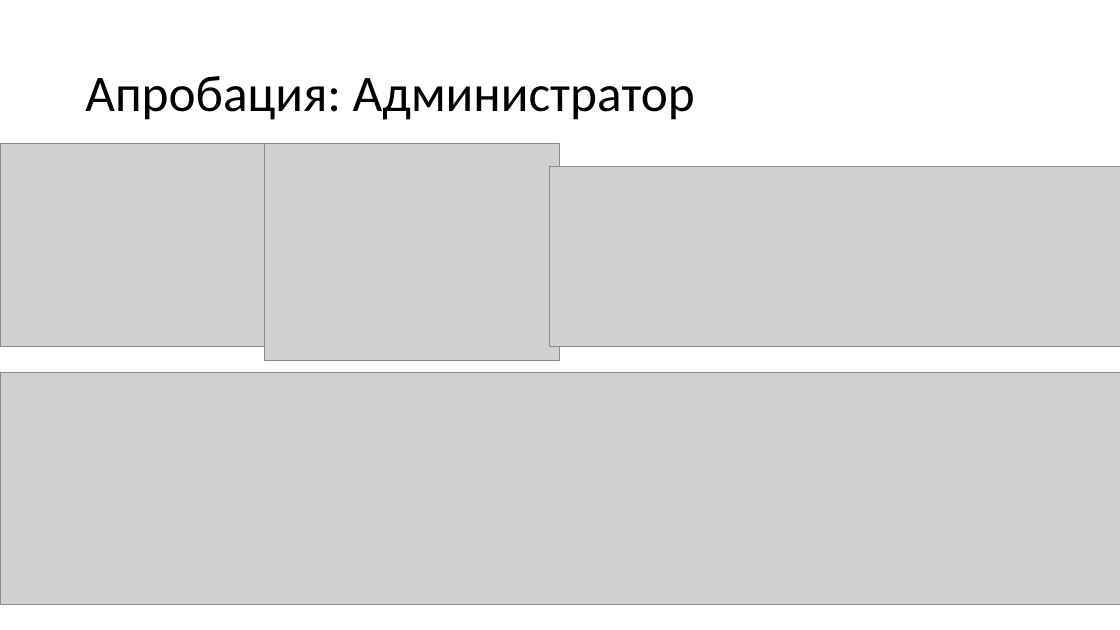
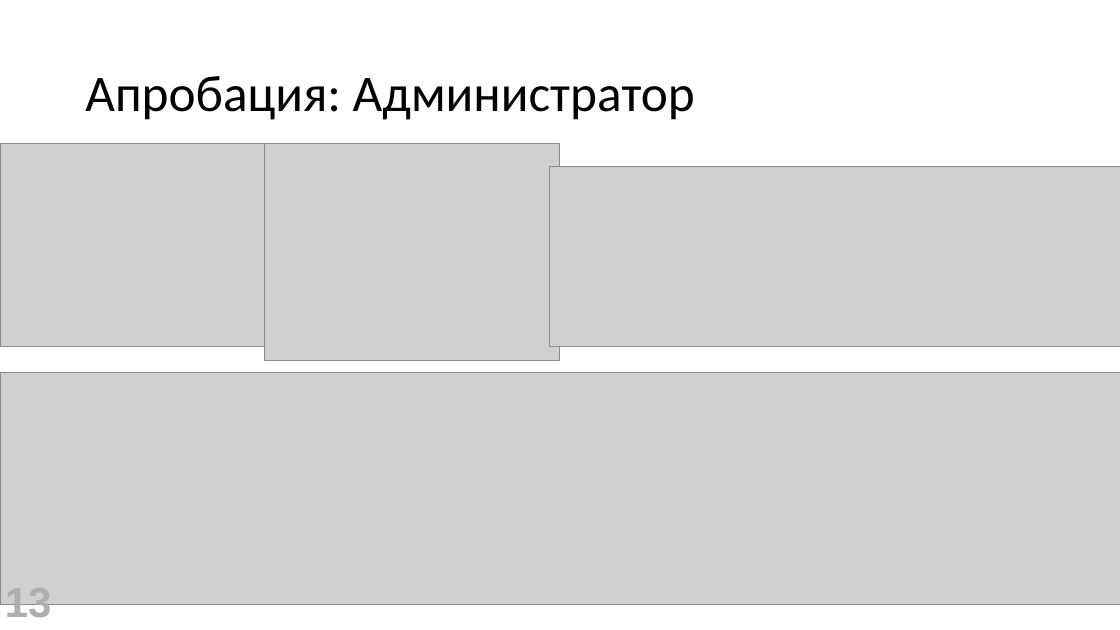
Before and after one commit to gromov-nikita/diplomHUB, a slide deck: slide 13 of diplom v2.0/doc/Презентация.pptx (slide 14 before the commit). Drawn at 1120x630 pixels with LibreOffice and Linux fonts; fonts in the diff are those of the drawing; grey boxes stand for pictures. Boxes give left, top, right and bottom in pixels: in the first picture for what was removed or moved away, otherwise in the second. Text is boxed around its words. In the diff, an @@ line names an element or a change of style, - is before the commit and + after.

```diff
--- a/diplom v2.0/doc/Презентация.pptx
+++ b/diplom v2.0/doc/Презентация.pptx
@@ page number added at <box>5,604,52,625</box>, 36 pt, text #AEAEAE, bold @@
+13
```
Also in this commit, not shown: 16 other slides changed, 1 slide removed, 9 other files.
